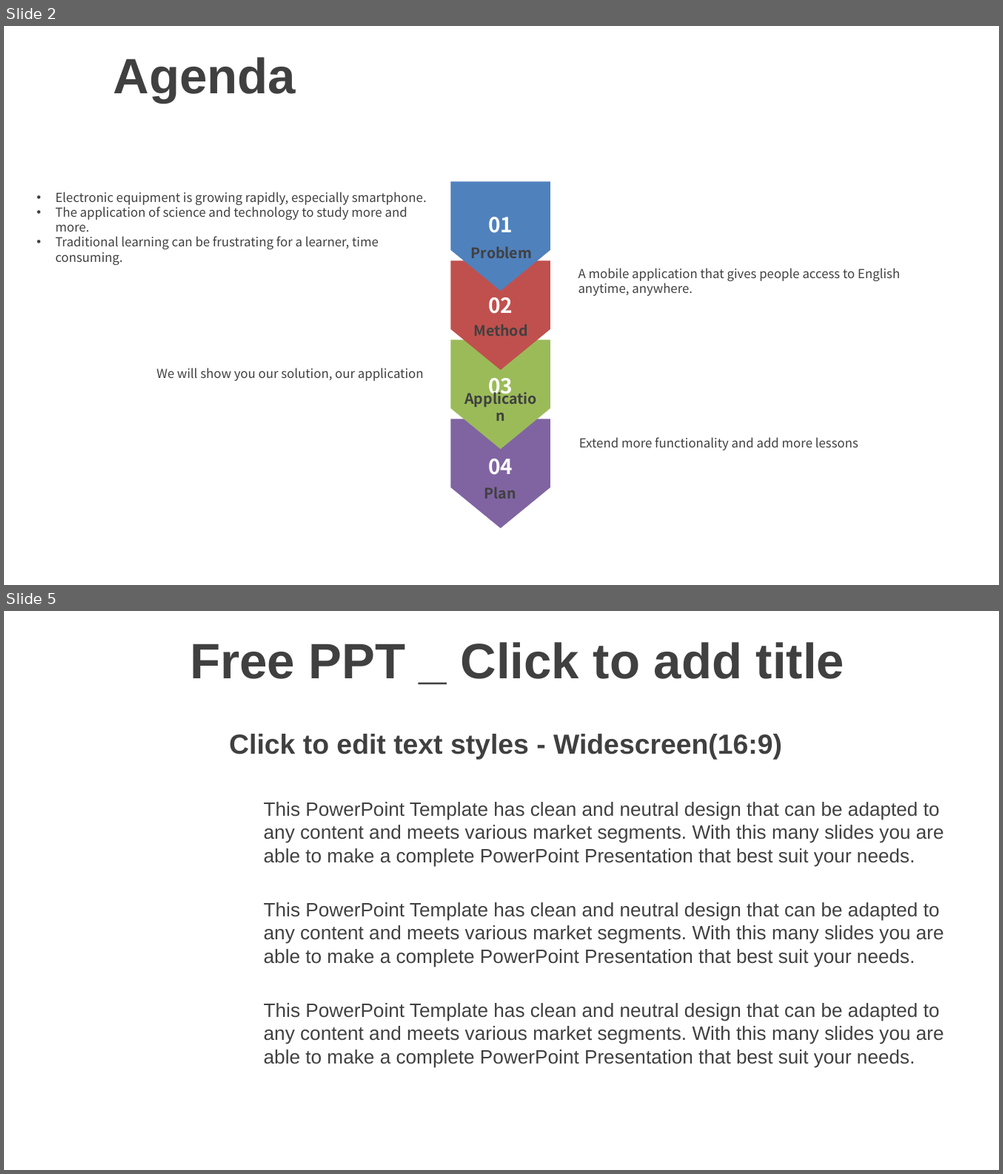
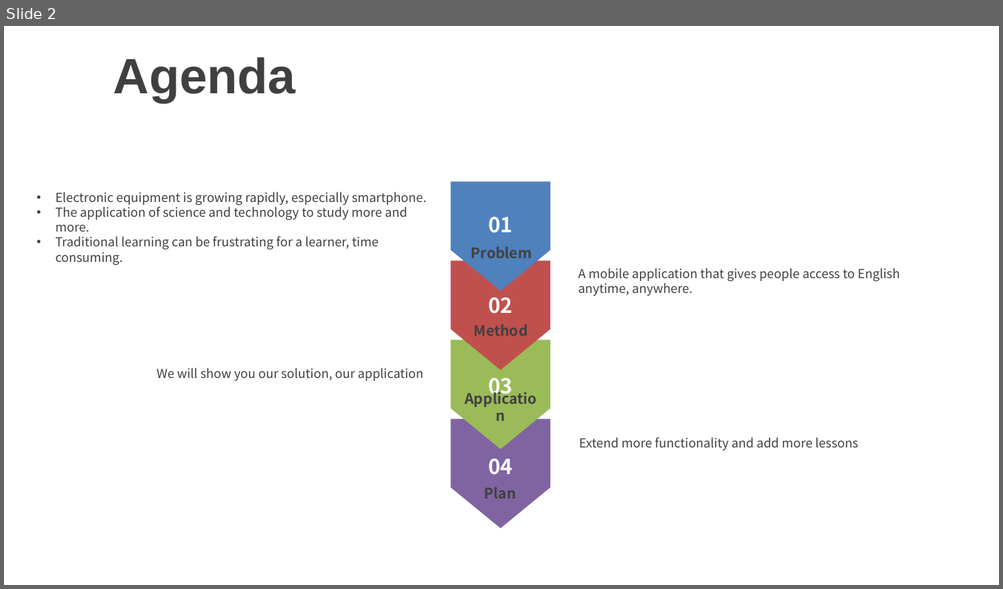
Before and after one commit to violet137/AndroidD007, a slide deck: slide.pptx. Shown one above the other, each under a label of ours: slides 2 and 5 before the commit, slide 2 after it; the slides between them are not shown. The pictures are 1003x1174 and 1003x589 pixels, drawn with LibreOffice and Linux fonts; fonts in the diff are those of the drawing; background and template pictures are left out. Boxes give left, top, right and bottom in pixels: in the first picture for what was removed or moved away, otherwise in the second. Text is boxed around its words. In the diff, an @@ line names an element or a change of style, - is before the commit and + after.

```diff
--- a/slide.pptx
+++ b/slide.pptx
@@ slide 5 removed at (4,611,999,1170), background picture (left out) @@
@@ title removed at (190,642,844,679) @@
-Free PPT _ Click to add title
@@ text removed at (229,734,782,760) @@
-Click to edit text styles - Widescreen(16:9)
@@ text removed at (264,802,944,1068) @@
-This PowerPoint Template has clean and neutral design that can be adapted to any content and meets various market segments. With this many slides you are able to make a complete PowerPoint Presentation that best suit your needs.
-This PowerPoint Template has clean and neutral design that can be adapted to any content and meets various market segments. With this many slides you are able to make a complete PowerPoint Presentation that best suit your needs.
-This PowerPoint Template has clean and neutral design that can be adapted to any content and meets various market segments. With this many slides you are able to make a complete PowerPoint Presentation that best suit your needs.
```
Also in this commit, not shown: 3 slides changed, 6 slides added, 1 other slide removed, 1 other file.
